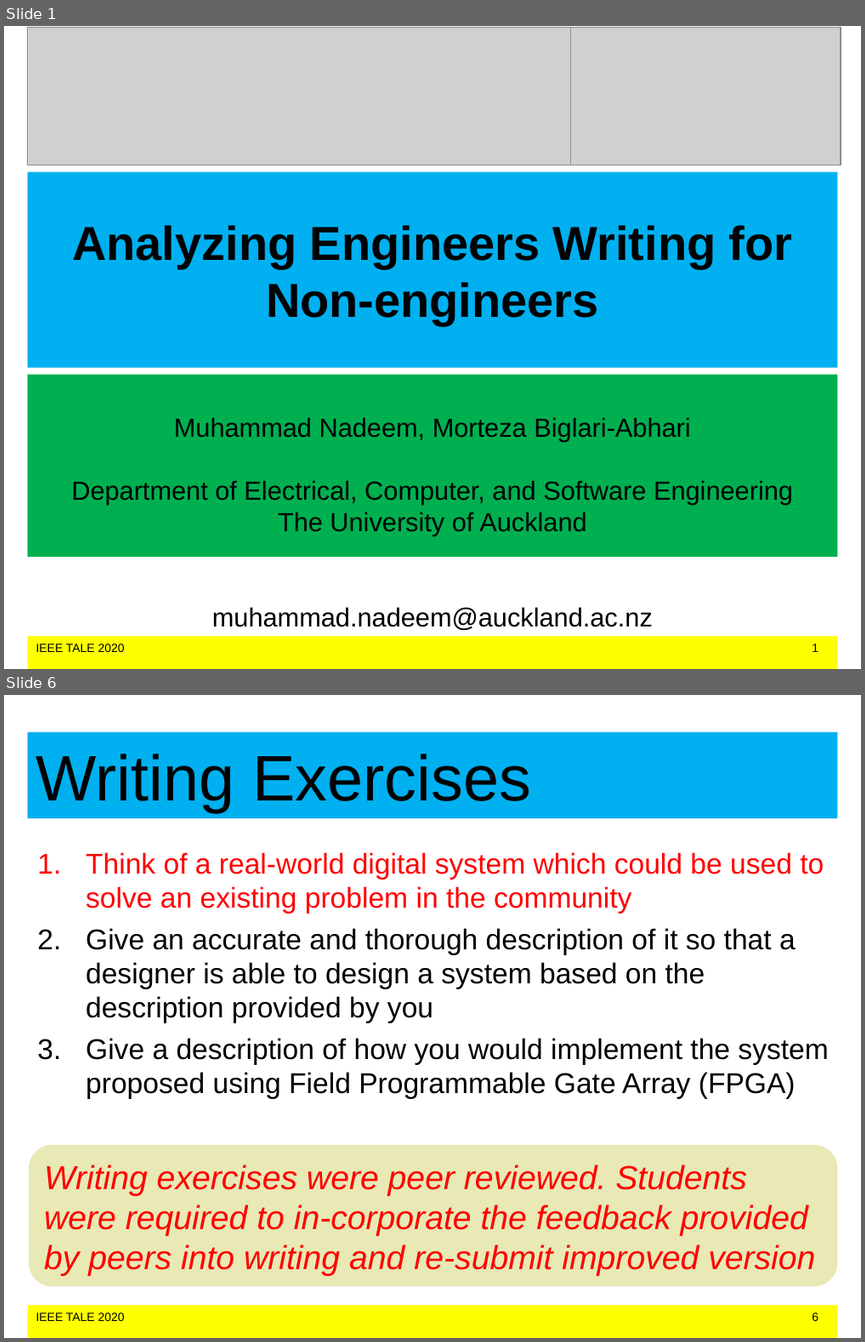
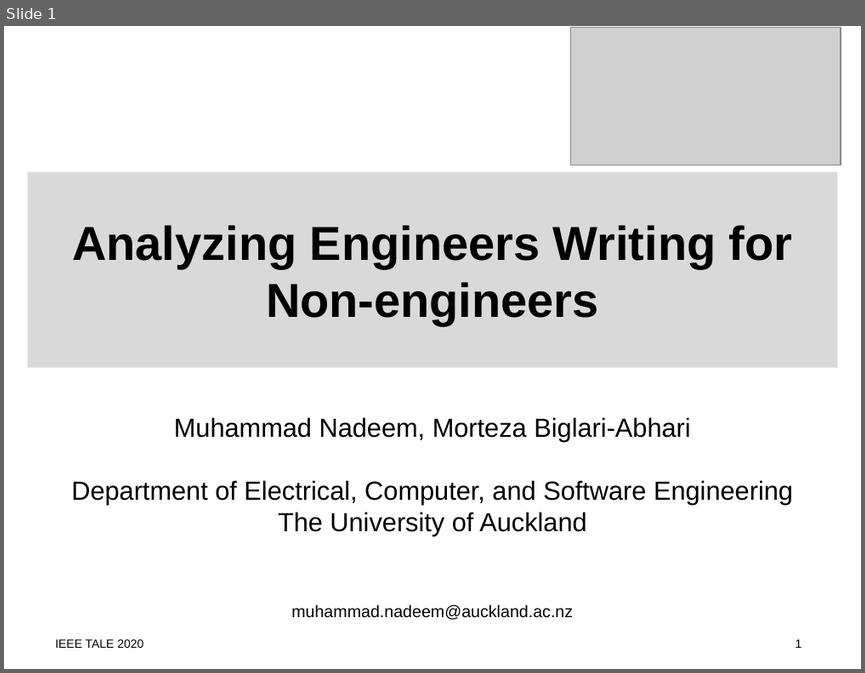
Before and after one commit to MuhammadNadeemAUM/Writing-Diet, a slide deck: Nadeem_IEEE TALE_259.ppt. Shown one above the other, each under a label of ours: slides 1 and 6 before the commit, slide 1 after it; the slides between them are not shown. The pictures are 865x1342 and 865x673 pixels, drawn with LibreOffice and Linux fonts; fonts in the diff are those of the drawing; grey boxes stand for pictures. Boxes give left, top, right and bottom in pixels: in the first picture for what was removed or moved away, otherwise in the second. Text is boxed around its words. In the diff, an @@ line names an element or a change of style, - is before the commit and + after.

```diff
--- a/Nadeem_IEEE TALE_259.ppt
+++ b/Nadeem_IEEE TALE_259.ppt
@@ slide 6 removed at box(4, 695, 861, 1338), background #FFFFFF; not listed: 1 template element that a slide beside it also shows @@
@@ title removed at box(27, 732, 837, 818) @@
-Writing Exercises
@@ text removed at box(86, 852, 828, 1099) @@
-1. Think of a real-world digital system which could be used to solve an existing problem in the community
-2. Give an accurate and thorough description of it so that a designer is able to design a system based on the description provided by you
-3. Give a description of how you would implement the system proposed using Field Programmable Gate Array (FPGA)
@@ rounded rectangle removed at box(29, 1145, 838, 1287) @@
-Writing exercises were peer reviewed. Students were required to in-corporate the feedback provided by peers into writing and re-submit improved version
@@ slide 1 changed as well @@
@@ picture removed at box(27, 28, 570, 165) @@
@@ title "Analyzing Engineers Writing for Non-engineers" at box(27, 171, 837, 367): fill #00B0F0 to #D9D9D9 @@
@@ subtitle "Muhammad Nadeem, Morteza Biglari-Abhari": place and size @@
-subtitle "Muhammad Nadeem, Morteza Biglari-Abhari" at box(27, 374, 837, 556)
+subtitle "Muhammad Nadeem, Morteza Biglari-Abhari" at box(71, 417, 793, 619)
@@ subtitle "Muhammad Nadeem, Morteza Biglari-Abhari" at box(71, 417, 793, 619): fill #00B050 to none @@
@@ subtitle at box(291, 604, 573, 619): size 22 to 14 pt in "muhammad.nadeem@auckland.ac.nz"; less space between paragraphs @@
@@ text: place and size @@
-text at box(27, 636, 837, 669)
+text at box(55, 639, 802, 647)
@@ text at box(55, 639, 802, 647): fill #FFFF00 to none @@
```
Also in this commit, not shown: 2 other slides changed, 11 slides added, 7 other slides removed, 5 other files.
